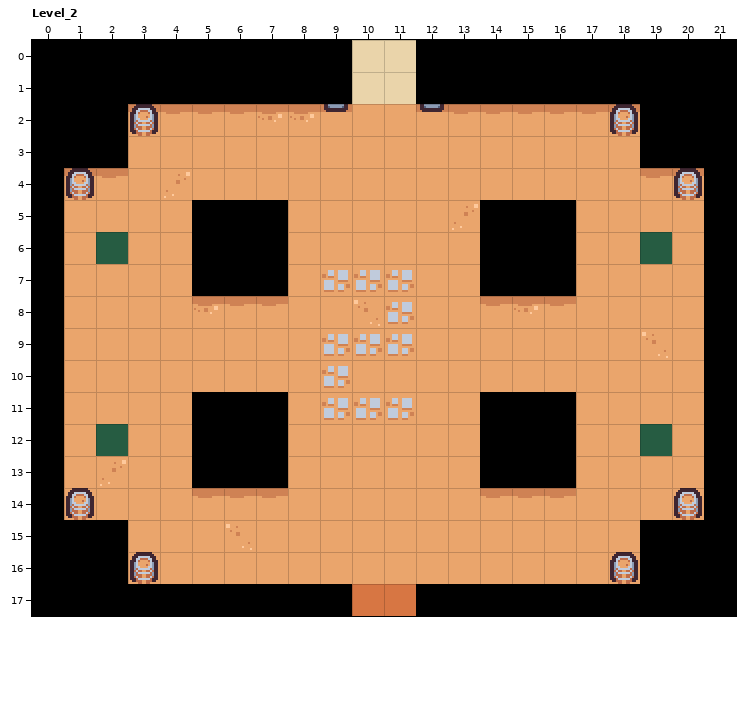
LDtk project: ggj-2026.ldtk. That is the earlier state.
Cells are 16x16 px. Shown: Level_2 x 0..21, y 0..17. The commit also changed other parts of the map, which this record leaves out.
Once edited:
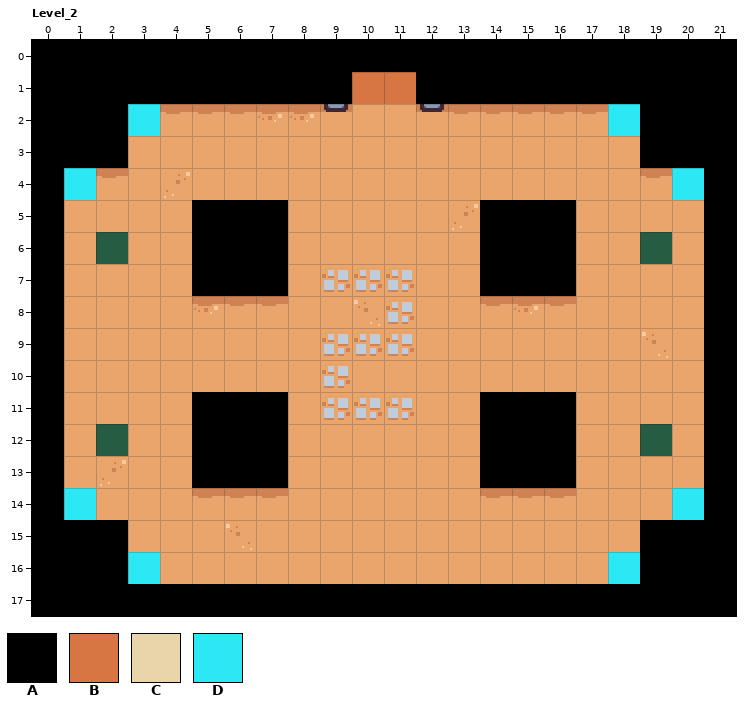
Key: from "IntGrid": A 1 "wall", B 6 "door2", C 7 "door3", D 14 "barrel".
_ is an empty cell.
Tiles replaced or removed in this view: B, C.
What changed:
Changed rows in their new state; . is an unchanged cell.
Layer "IntGrid":
first column x 1:
 0 .........AA.........
 1 .........BB.........
 2 ..D..............D..
 4 D..................D
first column x 1:
14 D..................D
16 ..D..............D..
17 .........AA.........
